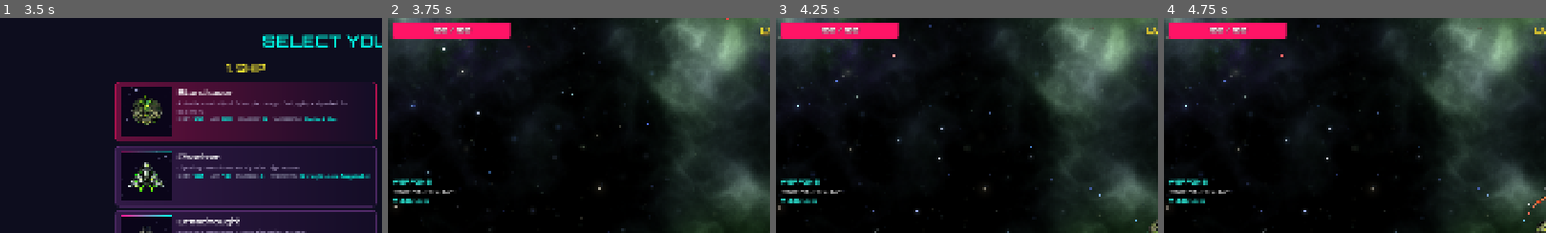
Above: before the commit, frames 1-4 (left to right).
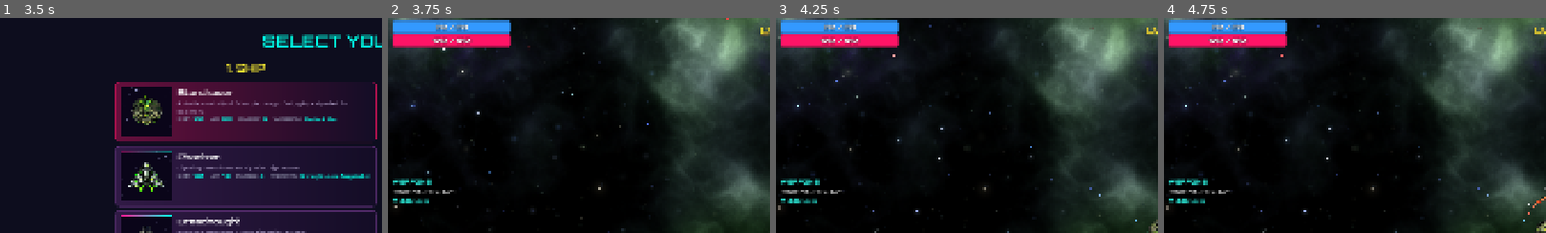
Above: after the commit, the same moments.

Repository: chalkbluffone/voidrift
Game: Godot game, scene res://scenes/ui/main_menu.tscn
Same seed, same stepped clock (60 frames per second), same inputs: the game is played once before the commit and once after it.
Inputs (mouse positions are % of the whole screen's width and height, from its top left):
- Up to frame 1 (3.5 s): click "▶ Play" at 0.5 s; click "[ESC] BACK" at 1.25 s; click "▶ Play" at 2 s; tap Enter (ui_accept) at 2.75, 3.02 s; move the mouse to (72, 45) at 2.77 s; hold Right (ui_right) from 2.78 s (still down); hold Q (captain_ability) from 2.78 s (still down); click (72, 45) at 2.92 s
- Up to frame 2 (3.75 s): release Right (ui_right) at 3.5 s; release Q (captain_ability) at 3.5 s; click "▶ LAUNCH" at 3.5 s
- Up to frame 3 (4.25 s): no input
- Up to frame 4 (4.75 s): drag from (30, 55) to (50, 50) at 4.27 s
The pictures show only the part of the screen within x 0-50%, y 0-50%; the shares and areas given below are measured in that part.

Frame 1 is identical in both runs. In frame 2, 3.4% of the frame differs, in the area x 1-33%, y 0-14%; in frame 3, 3.4%; in frame 4, 3.4%.

Commit message:
feat: Enhance shield mechanics and HUD integration for improved gameplay feedback

Diff:
--- a/globals/station_service.gd
+++ b/globals/station_service.gd
@@ -51,11 +51,15 @@
 	var max_val: float = float(range_data.get("max", 0.04))
 	var amount: float = randf_range(min_val, max_val)
 
-	# Round to 2 decimal places for cleaner display
-	amount = snappedf(amount, 0.01)
-
 	# Determine if this is a flat or multiplier stat
 	var is_flat: bool = stat in GameConfig.STATION_FLAT_STATS
+
+	# Buff ranges are in percentage scale (0.02–0.15). For flat stats, convert
+	# to real values so the stored amount is what actually gets applied.
+	if is_flat:
+		amount = snappedf(amount * 100.0, 1.0)
+	else:
+		amount = snappedf(amount, 0.01)
 
 	return {
 		"stat": stat,
@@ -134,6 +138,7 @@
 	# Apply the bonus
 	if is_flat:
 		stats_component.add_flat_bonus(stat, amount)
+		stats_component._apply_post_gain(stat, amount)
 	else:
 		stats_component.add_multiplier_bonus(stat, amount)
 
--- a/scenes/ui/hud.tscn
+++ b/scenes/ui/hud.tscn
@@ -9,7 +9,7 @@
 [node name="TopLeft" type="Control" parent="."]
 anchors_preset = 0
 offset_right = 320.0
-offset_bottom = 60.0
+offset_bottom = 100.0
 
 [node name="LeftWeapons" type="Control" parent="."]
 anchors_preset = 4
@@ -50,17 +50,38 @@
 layout_mode = 2
 theme_override_constants/separation = 2
 
+[node name="ShieldBar" type="ProgressBar" parent="TopLeft"]
+layout_mode = 0
+offset_left = 12.0
+offset_top = 8.0
+offset_right = 308.0
+offset_bottom = 38.0
+max_value = 100.0
+value = 0.0
+show_percentage = false
+visible = false
+
+[node name="ShieldLabel" type="Label" parent="TopLeft/ShieldBar"]
+layout_mode = 1
+anchors_preset = 15
+anchor_right = 1.0
+anchor_bottom = 1.0
+grow_horizontal = 2
+grow_vertical = 2
+theme_override_colors/font_color = Color(1, 1, 1, 1)
+theme_override_colors/font_outline_color = Color(0, 0, 0, 1)
+theme_override_constants/outline_size = 4
+theme_override_font_sizes/font_size = 18
+text = "0 / 0"
+horizontal_alignment = 1
+vertical_alignment = 1
+
 [node name="HPBar" type="ProgressBar" parent="TopLeft"]
-layout_mode = 1
-anchors_preset = 15
-anchor_right = 1.0
-anchor_bottom = 1.0
+layout_mode = 0
 offset_left = 12.0
 offset_top = 10.0
-offset_right = -12.0
-offset_bottom = -10.0
-grow_horizontal = 2
-grow_vertical = 2
+offset_right = 308.0
+offset_bottom = 50.0
 max_value = 100.0
 value = 100.0
 show_percentage = false
--- a/scripts/core/stats_component.gd
+++ b/scripts/core/stats_component.gd
@@ -306,6 +306,12 @@
 
 		if old_value != new_value:
 			stat_changed.emit(stat_name, old_value, new_value)
+			# Emit typed signals so HUD stays in sync regardless of
+			# which code path modified the stat.
+			if stat_name == STAT_MAX_HP:
+				hp_changed.emit(current_hp, new_value)
+			elif stat_name == STAT_SHIELD:
+				shield_changed.emit(current_shield, new_value)
 
 	_cache_dirty = false
 
--- a/scripts/ui/hud.gd
+++ b/scripts/ui/hud.gd
@@ -3,7 +3,9 @@
 ## HUD - Displays player stats, XP, level, and run timer.
 ## Scales automatically via project stretch mode (canvas_items).
 
-# Top left - HP bar
+# Top left - Shield + HP bars
+@onready var shield_bar: ProgressBar = $TopLeft/ShieldBar
+@onready var shield_label: Label = $TopLeft/ShieldBar/ShieldLabel
 @onready var hp_bar: ProgressBar = $TopLeft/HPBar
 @onready var hp_label: Label = $TopLeft/HPBar/HPLabel
 
@@ -46,6 +48,7 @@
 var _level_base_scale: Vector2 = Vector2.ONE
 
 # Synthwave colors
+const COLOR_SHIELD: Color = Color(0.2, 0.6, 1.0, 1.0)  # Neon blue
 const COLOR_HP: Color = Color(1.0, 0.08, 0.4, 1.0)  # Hot pink/magenta
 const COLOR_XP: Color = Color(0.67, 0.2, 0.95, 1.0)  # Neon purple
 const COLOR_TIMER: Color = Color(0.0, 1.0, 0.9, 1.0)  # Cyan
@@ -110,6 +113,29 @@
 
 
 func _apply_synthwave_theme() -> void:
+	# Shield Bar - Neon blue (hidden by default)
+	var shield_style: StyleBoxFlat = StyleBoxFlat.new()
+	shield_style.bg_color = COLOR_SHIELD
+	shield_style.corner_radius_top_left = 4
+	shield_style.corner_radius_top_right = 4
+	shield_style.corner_radius_bottom_left = 4
+	shield_style.corner_radius_bottom_right = 4
+	shield_bar.add_theme_stylebox_override("fill", shield_style)
+
+	var shield_bg: StyleBoxFlat = StyleBoxFlat.new()
+	shield_bg.bg_color = Color(0.05, 0.1, 0.2, 0.8)
+	shield_bg.corner_radius_top_left = 4
+	shield_bg.corner_radius_top_right = 4
+	shield_bg.corner_radius_bottom_left = 4
+	shield_bg.corner_radius_bottom_right = 4
+	shield_bar.add_theme_stylebox_override("background", shield_bg)
+
+	# Shield Label - Same style as HP label
+	shield_label.add_theme_font_override("font", FONT_HEADER)
+	shield_label.add_theme_color_override("font_color", Color(1, 1, 1, 1))
+	shield_label.add_theme_color_override("font_outline_color", Color(0, 0, 0, 1))
+	shield_label.add_theme_constant_override("outline_size", 4)
+
 	# HP Bar - Hot pink
 	var hp_style: StyleBoxFlat = StyleBoxFlat.new()
 	hp_style.bg_color = COLOR_HP
@@ -320,11 +346,14 @@
 	if RunManager.current_state == RunManager.GameState.PLAYING:
 		_update_timer(RunManager.run_data.time_remaining)
 
-	# Update HP from player stats
+	# Update HP and shield from player stats
 	if _player and _player.stats:
 		var current_hp: float = _player.stats.current_hp
 		var max_hp: float = _player.stats.get_stat("max_hp")
 		_update_hp(current_hp, max_hp)
+		var current_shield: float = _player.stats.current_shield
+		var max_shield: float = _player.stats.get_stat("shield")
+		_update_shield(current_shield, max_shield)
 
 
 func _find_player() -> void:
@@ -342,20 +371,49 @@
 			_refresh_weapon_list()
 		_refresh_modules_list()
 
-		# Initial HP update
+		# Initial HP + shield update
 		if _player.stats:
 			var current_hp: float = _player.stats.current_hp
 			var max_hp: float = _player.stats.get_stat("max_hp")
 			_update_hp(current_hp, max_hp)
-
-			# Connect HP changed signal
+			var current_shield: float = _player.stats.current_shield
+			var max_shield: float = _player.stats.get_stat("shield")
+			_update_shield(current_shield, max_shield)
+
+			# Connect HP and shield changed signals
 			_player.stats.hp_changed.connect(_on_hp_changed)
+			_player.stats.shield_changed.connect(_on_shield_changed)
 
 
 func _update_hp(current: float, maximum: float) -> void:
 	hp_bar.max_value = maximum
 	hp_bar.value = maxf(current, 0.0)
 	hp_label.text = "%d / %d" % [maxi(ceili(current), 0), ceili(maximum)]
+
+
+## Update shield bar display. Shows/hides based on max_shield > 0.
+func _update_shield(current: float, maximum: float) -> void:
+	var should_show: bool = maximum > 0.0
+	if shield_bar.visible != should_show:
+		shield_bar.visible = should_show
+		_reposition_bars()
+	shield_bar.max_value = maximum
+	shield_bar.value = maxf(current, 0.0)
+	shield_label.text = "%d / %d" % [maxi(ceili(current), 0), ceili(maximum)]
+
+
+## Repositions HP and shield bars based on shield visibility.
+func _reposition_bars() -> void:
+	if shield_bar.visible:
+		# Shield bar on top, HP bar below
+		shield_bar.offset_top = 8.0
+		shield_bar.offset_bottom = 38.0
+		hp_bar.offset_top = 42.0
+		hp_bar.offset_bottom = 72.0
+	else:
+		# Only HP bar, centered vertically
+		hp_bar.offset_top = 10.0
+		hp_bar.offset_bottom = 50.0
 
 
 func _update_xp(current: float, required: float) -> void:
@@ -488,6 +546,10 @@
 	_update_hp(current, maximum)
 
 
+func _on_shield_changed(current: float, maximum: float) -> void:
+	_update_shield(current, maximum)
+
+
 func _on_xp_changed(current: float, required: float, level: int) -> void:
 	_update_xp(current, required)
 	_update_level(level)
--- a/scripts/ui/station_buff_popup.gd
+++ b/scripts/ui/station_buff_popup.gd
@@ -134,7 +134,7 @@
 	# Format the bonus text
 	var bonus_text: String
 	if is_flat:
-		bonus_text = "+%.0f" % [amount * 100.0]  # Display flat as whole number scaled
+		bonus_text = "+%.0f" % [amount]
 	else:
 		bonus_text = "+%.0f%%" % [amount * 100.0]
 
